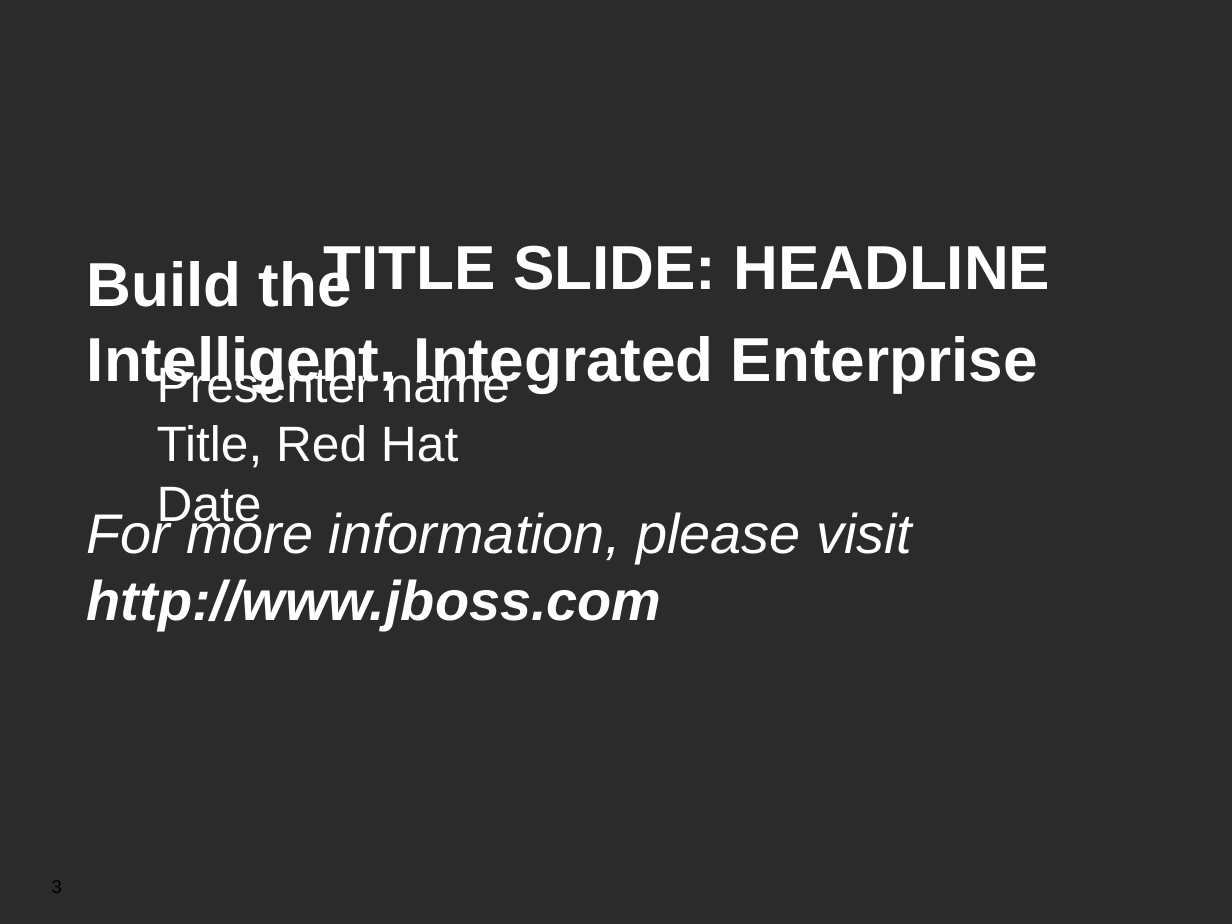
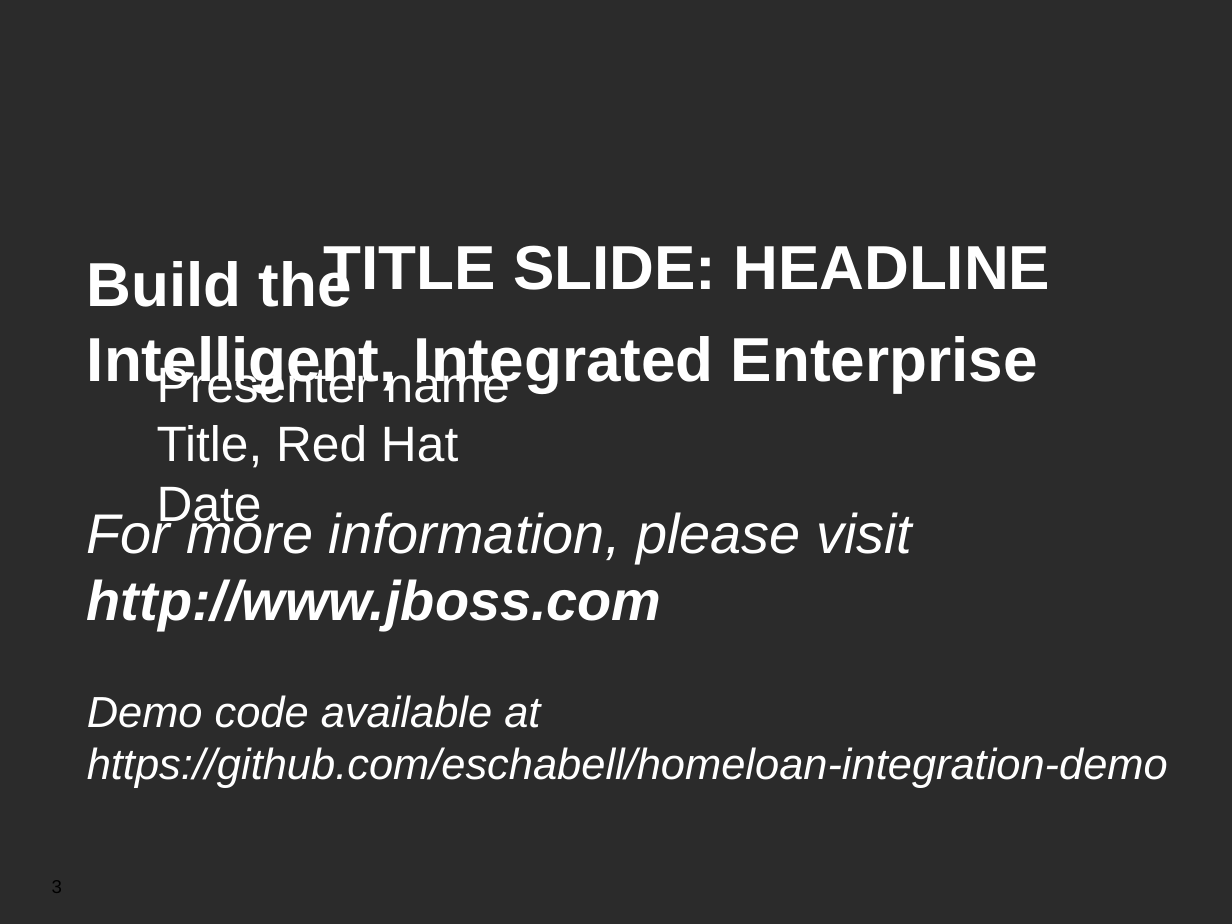
Before and after one commit to jbossdemocentral/homeloan-integration-demo, a slide deck: slide 3 of Demo Overview.odp. Drawn at 1232x924 pixels with LibreOffice and Linux fonts; fonts in the diff are those of the drawing; background and template pictures are left out; a plain dark background stands for a picture behind light text. Boxes give left, top, right and bottom in pixels: in the first picture for what was removed or moved away, otherwise in the second. Text is boxed around its words. In the diff, an @@ line names an element or a change of style, - is before the commit and + after.

```diff
--- a/Demo Overview.odp
+++ b/Demo Overview.odp
@@ text at (87, 695, 1168, 788): paragraphs added @@
+Demo code available at
+https://github.com/eschabell/homeloan-integration-demo
```
Also in this commit, not shown: 2 other files.
